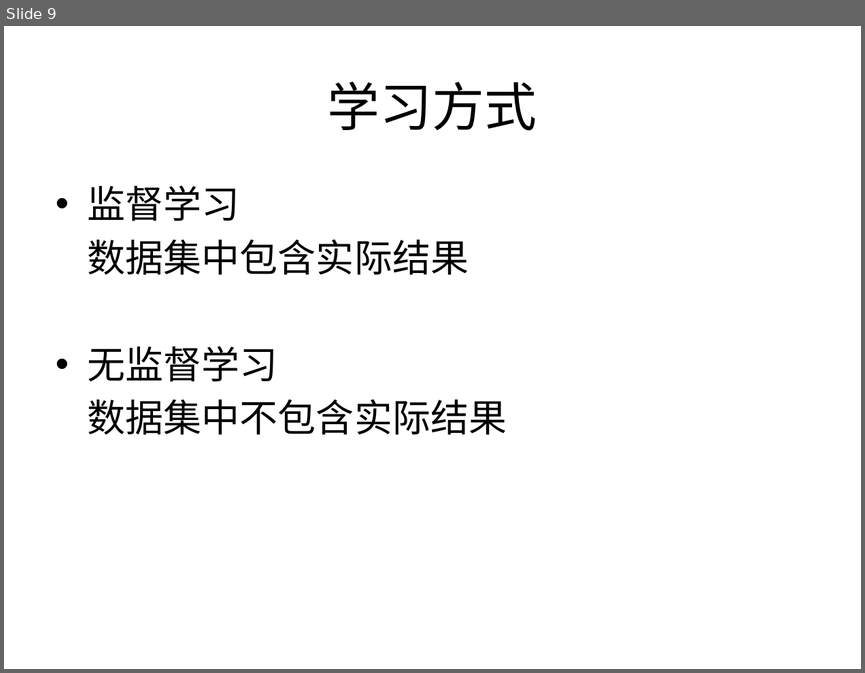
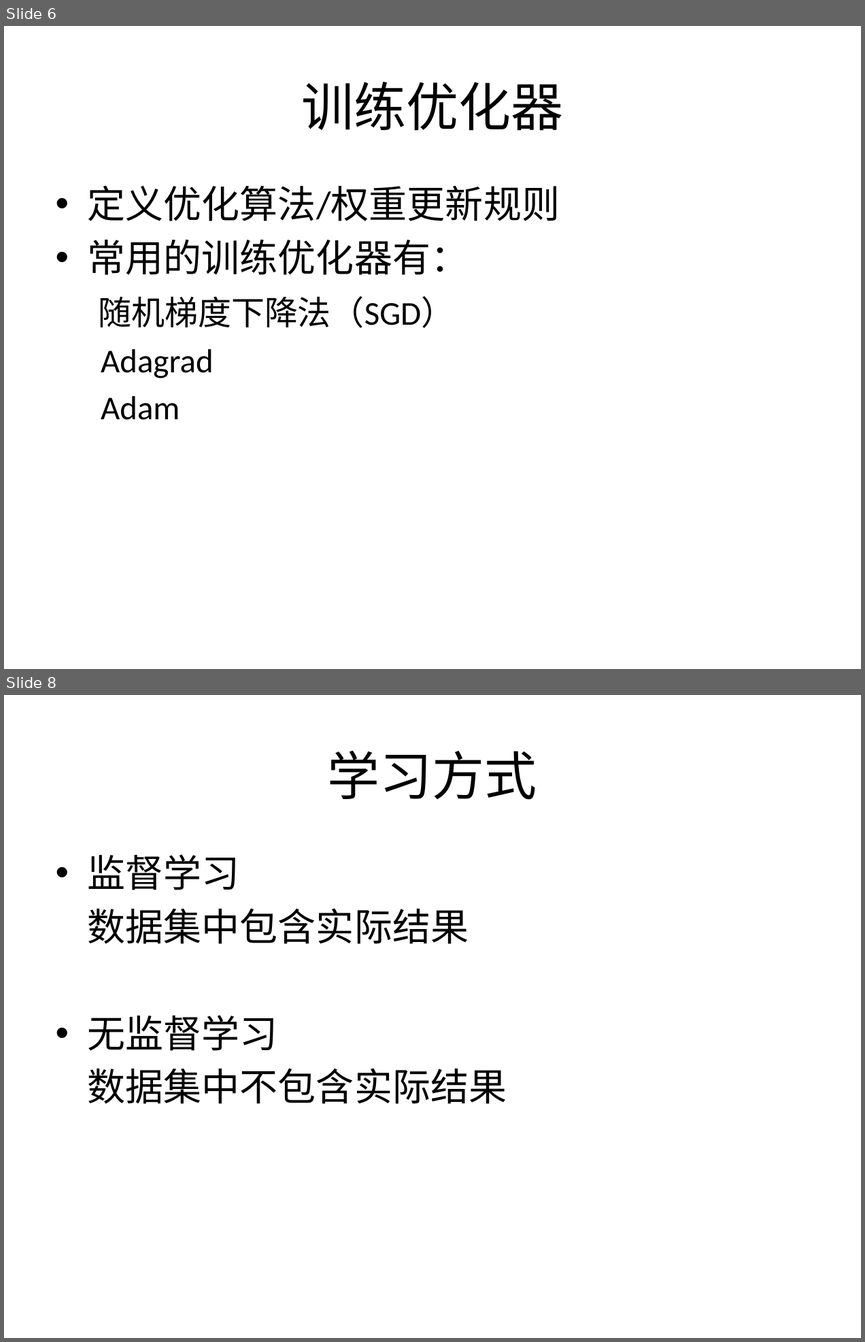
Before and after one commit to wangbin5/samples, a slide deck: docs/神经元网络.pptx. Shown one above the other, each under a label of ours: slide 9 before the commit, slides 6 and 8 after it; the slides between them are not shown. The pictures are 865x673 and 865x1342 pixels, drawn with LibreOffice and Linux fonts; fonts in the diff are those of the drawing. Boxes give left, top, right and bottom in pixels: in the first picture for what was removed or moved away, otherwise in the second. Text is boxed around its words. In the diff, an @@ line names an element or a change of style, - is before the commit and + after.

```diff
--- a/docs/神经元网络.pptx
+++ b/docs/神经元网络.pptx
@@ slide 6 added at <box>4,26,861,669</box>, background #FFFFFF @@
@@ title added at <box>301,82,563,130</box>, 44 pt, text #000000 @@
+训练优化器
@@ text added at <box>88,185,560,420</box>, 32 pt, text #000000 @@
+• 定义优化算法/权重更新规则
+• 常用的训练优化器有：
+随机梯度下降法（SGD）
+Adagrad
+Adam
@@ what was slide 9 is now slide 8 @@
```
Also in this commit, not shown: 7 slides changed, 7 other slides added, 12 slides removed, 19 other files.
